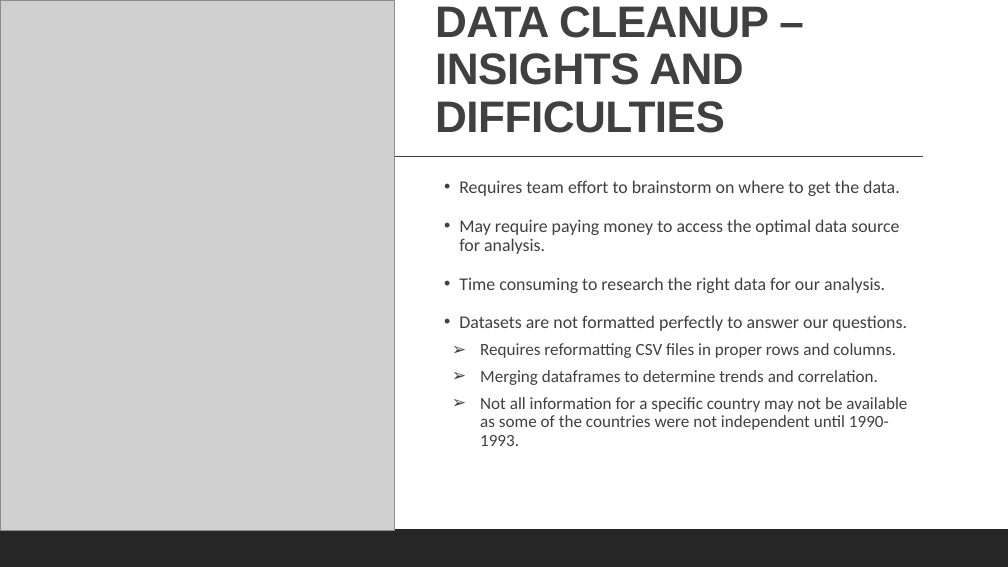
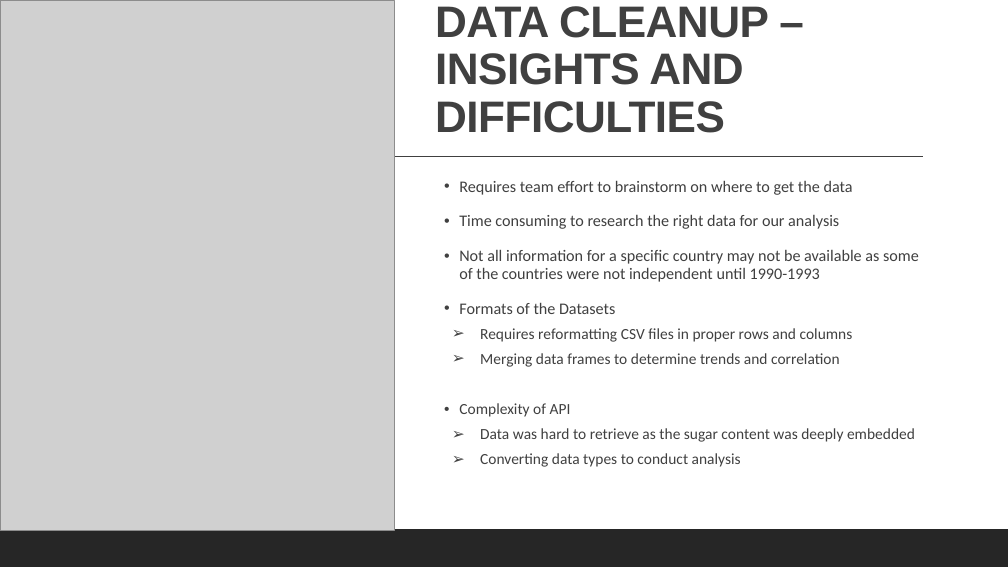
Before and after one commit to cbeachey/project1_influencers, a slide deck: slide 9 of Effects of Sugar Consumption.pptx. Drawn at 1008x567 pixels with LibreOffice and Linux fonts; fonts in the diff are those of the drawing; grey boxes stand for pictures. Boxes give left, top, right and bottom in pixels: in the first picture for what was removed or moved away, otherwise in the second. Text is boxed around its words. In the diff, an @@ line names an element or a change of style, - is before the commit and + after.

```diff
--- a/Effects of Sugar Consumption.pptx
+++ b/Effects of Sugar Consumption.pptx
@@ text at [459, 180, 919, 467]: text changed; size 17.1 to 15.4 pt @@
-  • Requires team effort to brainstorm on where to get the data.
-  • May require paying money to access the optimal data source for analysis.
-  • Time consuming to research the right data for our analysis.
-  • Datasets are not formatted perfectly to answer our questions.
-  ➢ Requires reformatting CSV files in proper rows and columns.
-  ➢ Merging dataframes to determine trends and correlation.
-  ➢ Not all information for a specific country may not be available as some of the countries were not independent until 1990-1993.
+  • Requires team effort to brainstorm on where to get the data
+  • Time consuming to research the right data for our analysis
+  • Not all information for a specific country may not be available as some of the countries were not independent until 1990-1993
+  • Formats of the Datasets
+  ➢ Requires reformatting CSV files in proper rows and columns
+  ➢ Merging data frames to determine trends and correlation
+  • Complexity of API
+  ➢ Data was hard to retrieve as the sugar content was deeply embedded
+  ➢ Converting data types to conduct analysis
```
Also in this commit, not shown: 1 other slide changed, 3 slides added, 2 slides removed, 2 other files.
